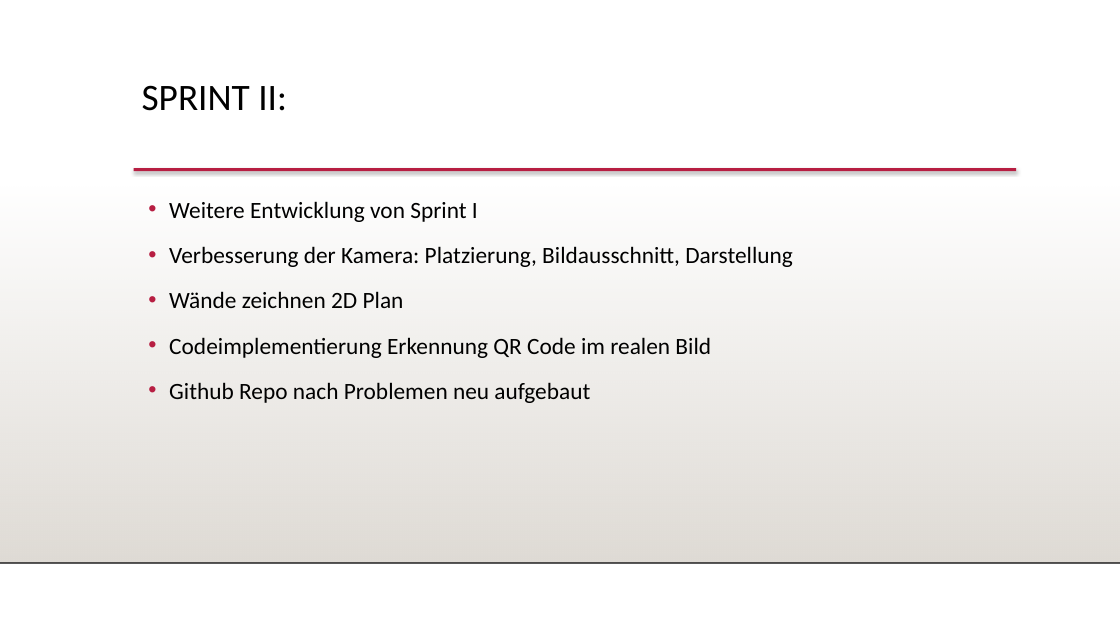
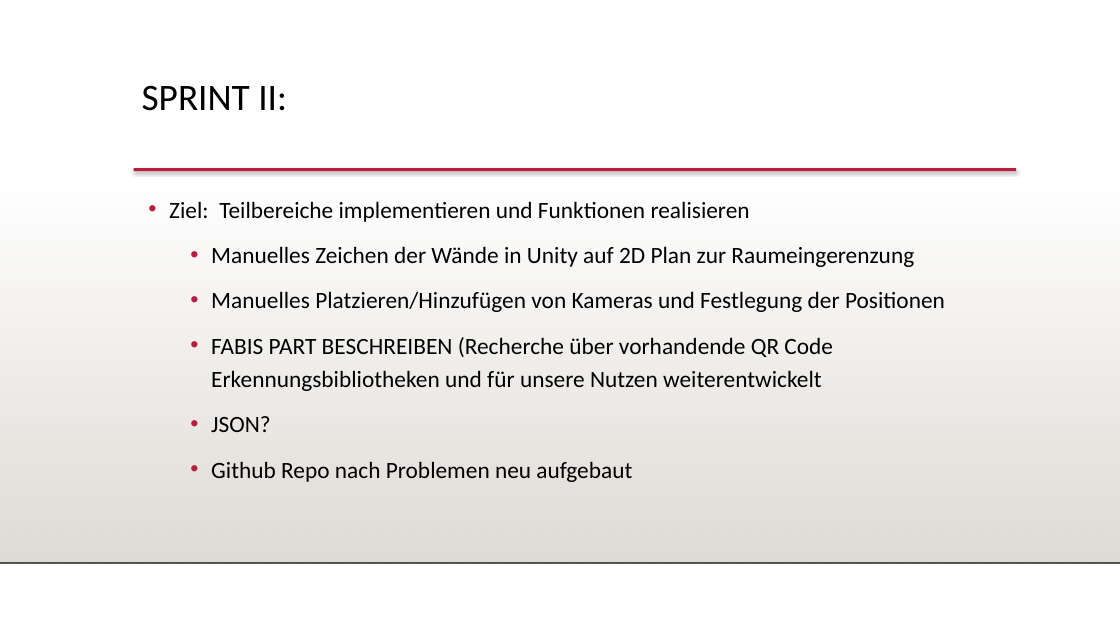
Before and after one commit to FeFi7/CarrierTracking, a slide deck: slide 8 of Dokumentation/MeilensteinPraesentation.pptx (slide 6 before the commit). Drawn at 1120x630 pixels with LibreOffice and Linux fonts; fonts in the diff are those of the drawing; background and template pictures are left out. Boxes give left, top, right and bottom in pixels: in the first picture for what was removed or moved away, otherwise in the second. Text is boxed around its words. In the diff, an @@ line names an element or a change of style, - is before the commit and + after.

```diff
--- a/Dokumentation/MeilensteinPraesentation.pptx
+++ b/Dokumentation/MeilensteinPraesentation.pptx
@@ text at [169,201,945,432]: text changed @@
-• Weitere Entwicklung von Sprint I
-• Verbesserung der Kamera: Platzierung, Bildausschnitt, Darstellung
-• Wände zeichnen 2D Plan
-• Codeimplementierung Erkennung QR Code im realen Bild
+• Ziel: Teilbereiche implementieren und Funktionen realisieren
+  • Manuelles Zeichen der Wände in Unity auf 2D Plan zur Raumeingerenzung
+  • Manuelles Platzieren/Hinzufügen von Kameras und Festlegung der Positionen
+  • FABIS PART BESCHREIBEN (Recherche über vorhandende QR Code Erkennungsbibliotheken und für unsere Nutzen weiterentwickelt
+  • JSON?
@@ text at [211,461,632,482]: list level 1 to 2 in "Github Repo nach Problemen neu ..." @@
```
Also in this commit, not shown: 4 other slides changed, 4 slides added, 1 slide removed.
